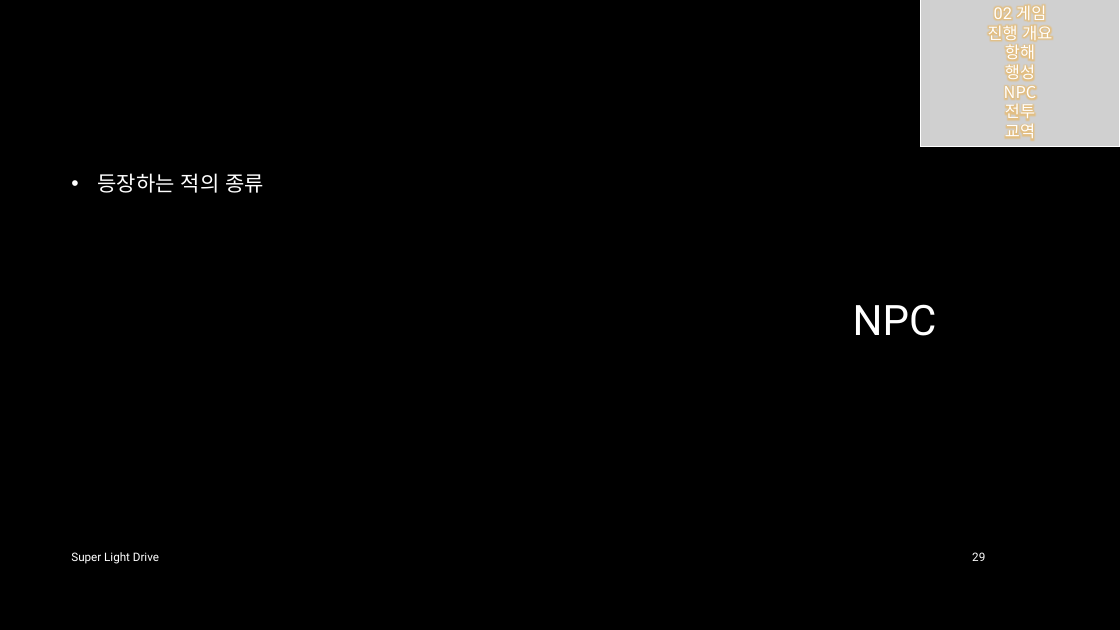
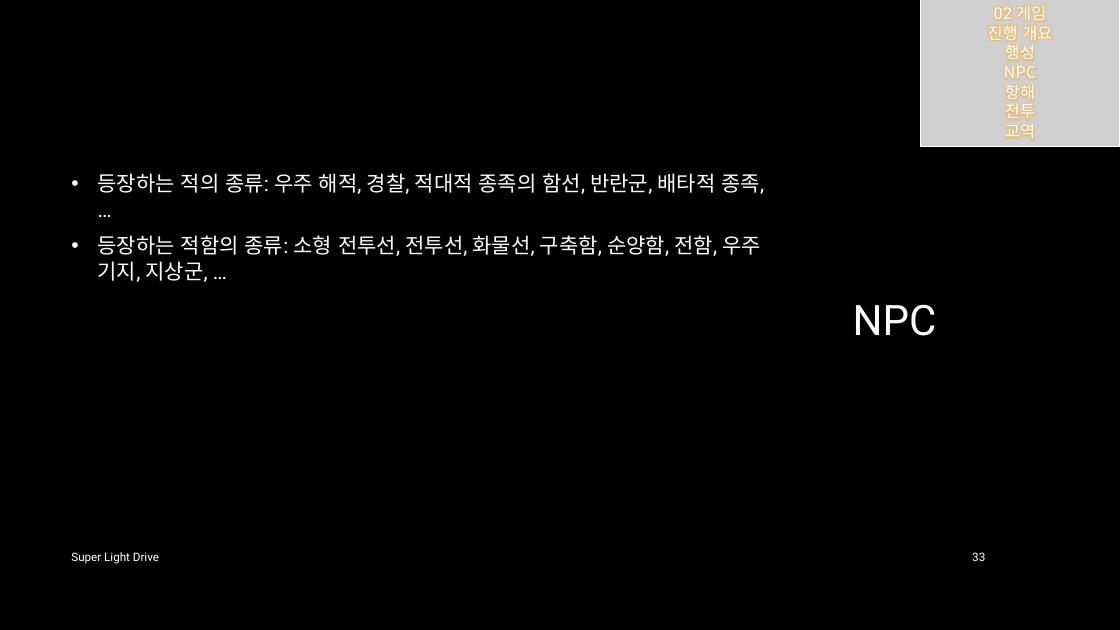
Before and after one commit to iconstudio/2017-Platformer, a slide deck: slide 33 of slides/SuperLightDrive_20171228.pptx (slide 29 before the commit). Drawn at 1120x630 pixels with LibreOffice and Linux fonts; fonts in the diff are those of the drawing; grey boxes stand for pictures; background and template pictures are left out. Boxes give left, top, right and bottom in pixels: in the first picture for what was removed or moved away, otherwise in the second. Text is boxed around its words. In the diff, an @@ line names an element or a change of style, - is before the commit and + after.

```diff
--- a/slides/SuperLightDrive_20171228.pptx
+++ b/slides/SuperLightDrive_20171228.pptx
@@ text in picture at [1005,45,1035,61]: paragraph removed @@
-항해
@@ text in picture at [1005,85,1035,101]: paragraph added @@
+항해
@@ text at [98,173,764,282]: text changed @@
-• 등장하는 적의 종류
+• 등장하는 적의 종류: 우주 해적, 경찰, 적대적 종족의 함선, 반란군, 배타적 종족, …
+• 등장하는 적함의 종류: 소형 전투선, 전투선, 화물선, 구축함, 순양함, 전함, 우주 기지, 지상군, …
@@ page number at [972,552,985,561]: text changed @@
-29
+33
```
Also in this commit, not shown: 19 other slides changed, 5 slides added.
